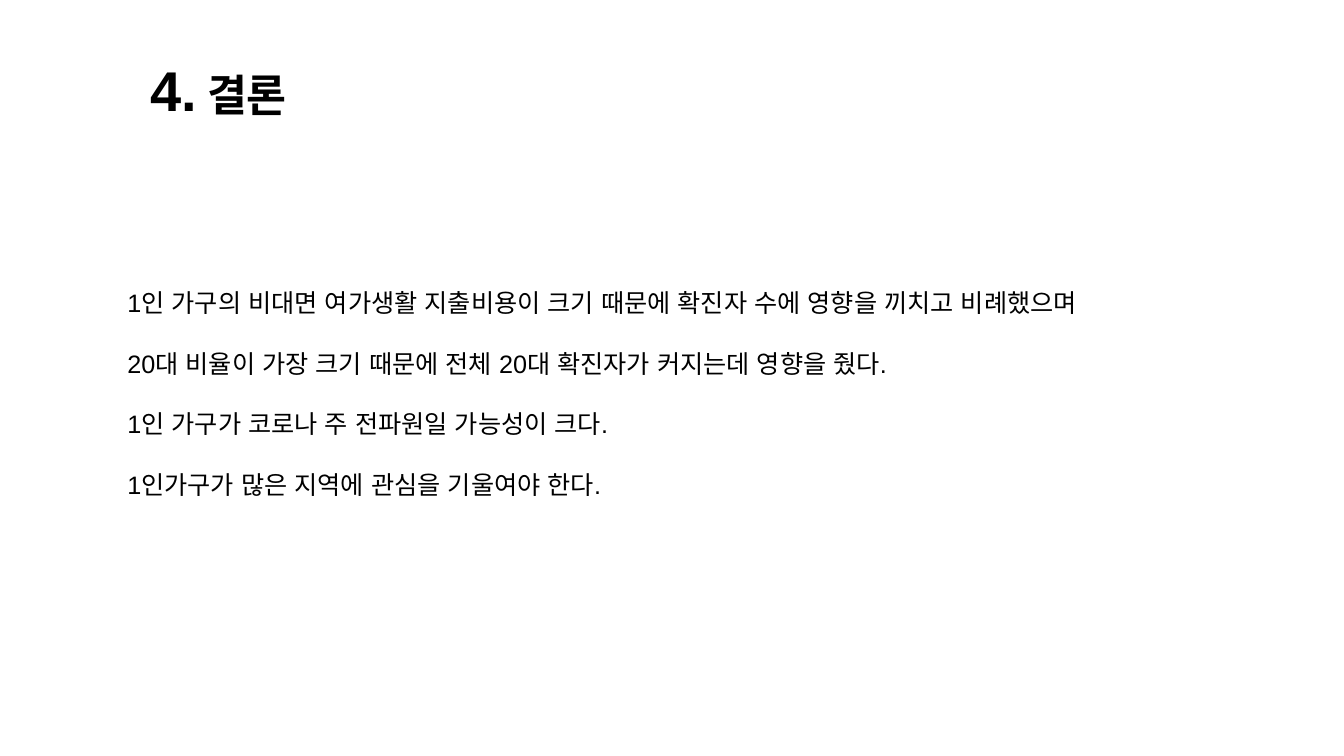
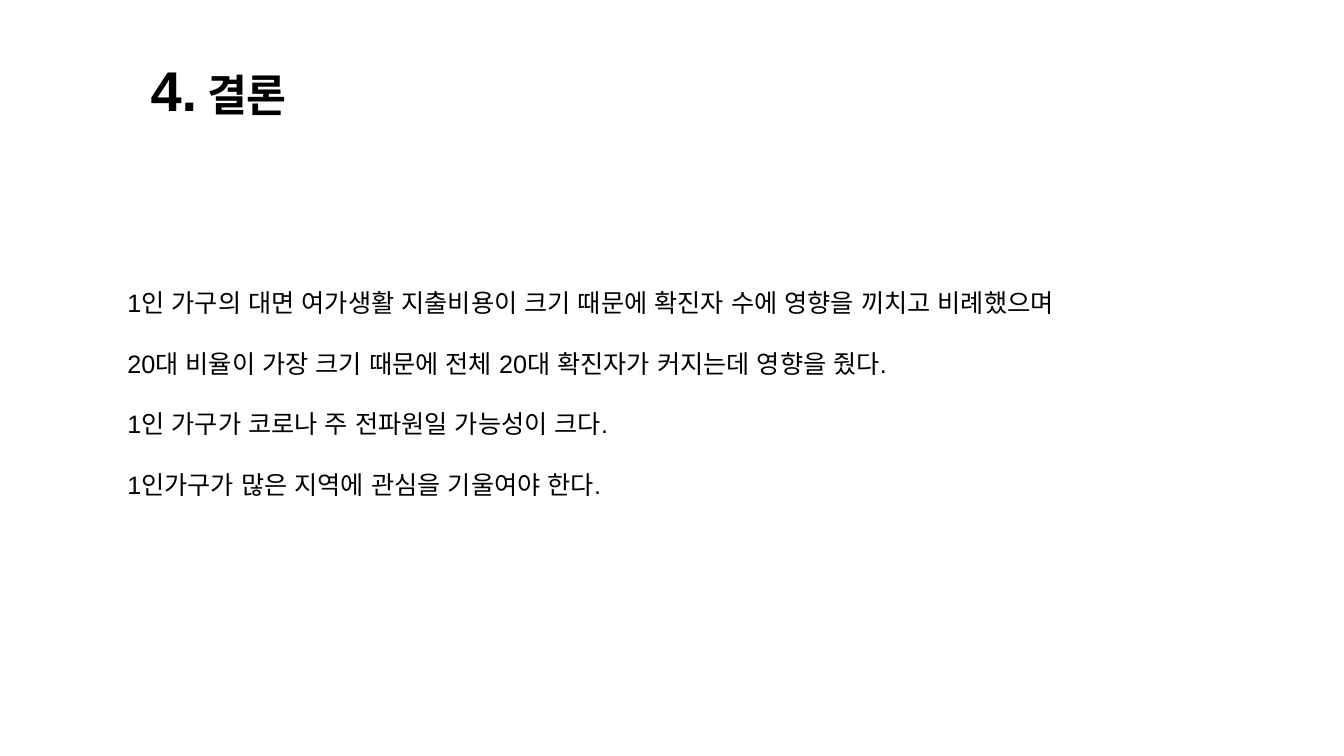
Before and after one commit to JooEHyeon/CORONA19_data_analysis, a slide deck: slide 30 of 최종합본.pptx. Drawn at 1344x756 pixels with LibreOffice and Linux fonts; fonts in the diff are those of the drawing. Boxes give left, top, right and bottom in pixels: in the first picture for what was removed or moved away, otherwise in the second. Text is boxed around its words. In the diff, an @@ line names an element or a change of style, - is before the commit and + after.

```diff
--- a/최종합본.pptx
+++ b/최종합본.pptx
@@ text at (127,291,1054,314): text changed @@
-1인 가구의 비대면 여가생활 지출비용이 크기 때문에 확진자 수에 영향을 끼치고 비례했으며
+1인 가구의 대면 여가생활 지출비용이 크기 때문에 확진자 수에 영향을 끼치고 비례했으며
```
